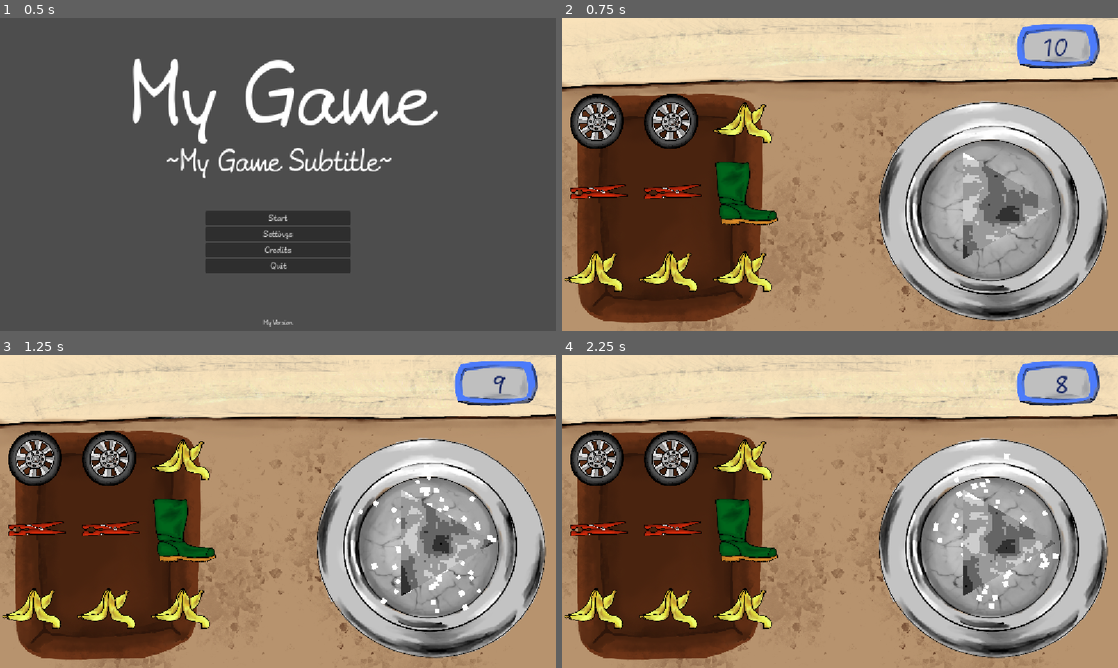
Above: before the commit, frames 1-4 (two rows, left to right).
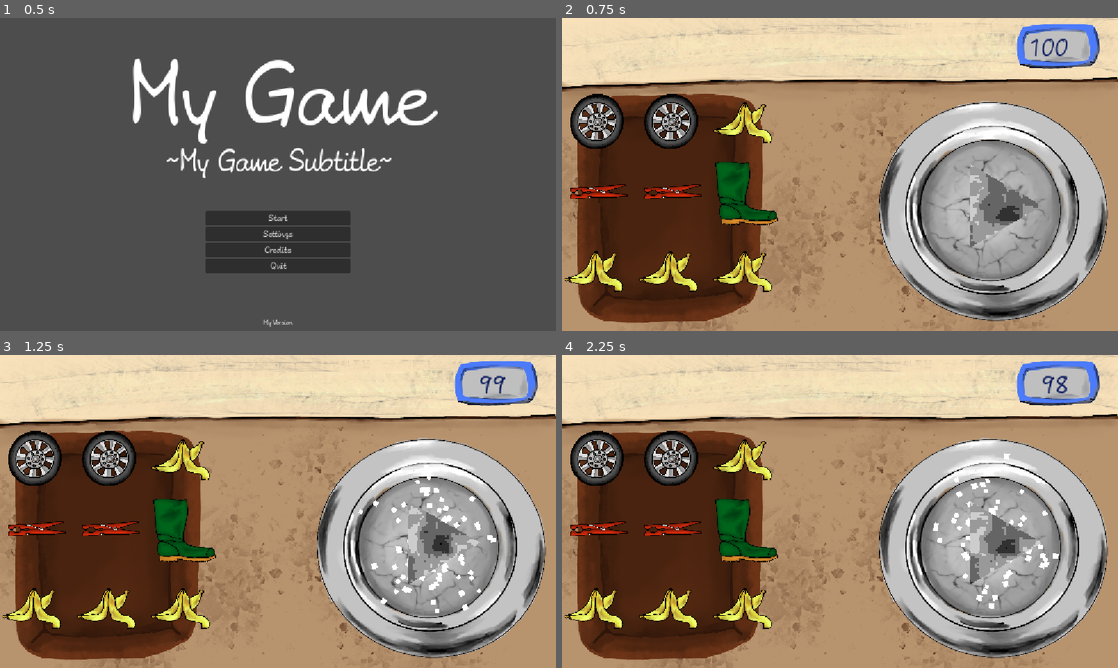
Above: after the commit, the same moments.

Repository: KIT-GameJam/Firework-Craft
Game: Godot game, scene res://gamemanager/gamemanager.tscn
Same seed, same stepped clock (60 frames per second), same inputs: the game is played once before the commit and once after it.
Inputs (mouse positions are in pixels of both pictures, inside the frame that each line leads up to):
- Up to frame 1 (0.5 s): no input
- Up to frame 2 (0.75 s): click "Start" at 0.5 s
- Up to frame 3 (1.25 s): no input
- Up to frame 4 (2.25 s): tap Enter at 1.25 s; move the mouse to (600, 455) at 1.27 s; hold D (move_right) 1.28-2.03 s; click (600, 455) at 1.42 s; move the mouse to (673, 455) at 2.02 s; hold S (move_down) from 2.03 s (still down); click (673, 455) at 2.17 s

Frame 1 is identical in both runs. In frame 2, 0.9% of the frame differs, in the area x 72-91%, y 6-77%; in frame 3, 0.8%; in frame 4, 0.9%.

Commit message:
improve particle effect. make max values global

Diff:
--- a/autoloads/global.gd
+++ b/autoloads/global.gd
@@ -4,6 +4,9 @@
 var selected_res : AbstractIngredient = null
 var selectedRequest: Request = null
 
+const MAX_CORNERS = 12
+const MAX_SIZE = 6
+const MAX_COLOR := 12
 const colors = {
 	1: Color('f4e601'), # yellow
 	2: Color('f9c30b'), # yellow_orange
@@ -18,6 +21,7 @@
 	11: Color('018e5a'), # green
 	12: Color('8dbb27') # olive
 }
+
 var selected : bool = false
 
 func set_game_manager(p_game_manager: GameManager):
--- a/entities/Ingredients/tire_ingredient.tscn
+++ b/entities/Ingredients/tire_ingredient.tscn
@@ -12,5 +12,19 @@
 metadata/_custom_type_script = "uid://dfnp38cb0upof"
 
 [node name="Tire" instance=ExtResource("1_iq7tq")]
+custom_minimum_size = Vector2(0, 0)
+anchors_preset = 0
+anchor_left = 0.0
+anchor_top = 0.0
+anchor_right = 0.0
+anchor_bottom = 0.0
+offset_left = 0.0
+offset_top = 0.0
+offset_right = 0.0
+offset_bottom = 0.0
+grow_horizontal = 1
+grow_vertical = 1
+size_flags_horizontal = 1
+size_flags_vertical = 1
 texture = ExtResource("2_j1k5h")
 resourceData = SubResource("Resource_jndd1")
--- a/entities/flask/flask.gd
+++ b/entities/flask/flask.gd
@@ -1,8 +1,5 @@
 class_name Flask
 extends TextureRect
-
-const MAX_CORNERS = 12
-const MAX_SIZE = 10
 
 @onready var particles: FlaskParticles = $Particles
 @onready var bg := $Background
@@ -13,7 +10,6 @@
 var flask_size := 0 # default: small
 var flask_corners := 0 # default: circle
 var ingredients_in_me := false
-var MAX_COLOR = Global.colors.size()
 var requestHover: bool = false
 
 var final_product: FireworkResource
@@ -57,9 +53,9 @@
 
 func mix_res(res_abstr: AbstractIngredient) -> void:
 	var res = res_abstr.resourceData
-	flask_color += clampi(res.color_modifier, 1, MAX_COLOR)
-	flask_size = clampi(flask_size + res.size_modifier, 0, MAX_SIZE)
-	flask_corners = clampi(flask_corners + res.corner_modifier, 0, MAX_CORNERS)
+	flask_color = clampi(flask_color + res.color_modifier , 1, Global.MAX_COLOR)
+	flask_size = clampi(flask_size + res.size_modifier, 0, Global.MAX_SIZE)
+	flask_corners = clampi(flask_corners + res.corner_modifier, 0, Global.MAX_CORNERS)
 	_update_particle_effect()
 
 func _update_particle_effect():
--- a/entities/flask/particles.gd
+++ b/entities/flask/particles.gd
@@ -19,6 +19,8 @@
 	particles.lifetime = 2 + .2 * new_size
 	particles.scale_amount_min = particle_scale - 2
 	particles.scale_amount_max = particle_scale + 2
+	particles.amount = particle_scale * 10
+	particles.speed_scale = 3 + .3 * new_size
 
 func set_flask_corners(num_corners: int):
 	form.set_corners(num_corners)
--- a/entities/flask/particles.tscn
+++ b/entities/flask/particles.tscn
@@ -56,3 +56,4 @@
 color = Color(0.060000002, 0.40466678, 1, 1)
 texture = SubResource("PlaceholderTexture2D_8my8b")
 script = ExtResource("5_hpbrh")
+base_radius = 100.0
--- a/levels/main_level.tscn
+++ b/levels/main_level.tscn
@@ -3,12 +3,12 @@
 [ext_resource type="Script" uid="uid://23td8m5q5kxt" path="res://levels/main_level.gd" id="1_ilwad"]
 [ext_resource type="Theme" uid="uid://hheneshfv1b2" path="res://ui/themes/your_theme.tres" id="1_yb8kn"]
 [ext_resource type="Texture2D" uid="uid://dql4xoxu7o26a" path="res://textures/counter.png" id="2_yb8kn"]
-[ext_resource type="PackedScene" uid="uid://bowvutyly8gqu" path="res://entities/Ingredients/banana_ingredient.tscn" id="3_wg11f"]
+[ext_resource type="PackedScene" uid="uid://bhnbko3x404ly" path="res://entities/Ingredients/banana_ingredient.tscn" id="3_wg11f"]
 [ext_resource type="PackedScene" uid="uid://c03f4e3i006pp" path="res://entities/flask/flask.tscn" id="4_55n5f"]
-[ext_resource type="PackedScene" uid="uid://c3b0ii5sxk6bg" path="res://entities/Ingredients/boot_ingredient.tscn" id="4_ggk2x"]
-[ext_resource type="PackedScene" uid="uid://dfgy1oledarig" path="res://entities/Ingredients/clip_ingredient.tscn" id="5_5br84"]
-[ext_resource type="PackedScene" uid="uid://7vwmnpeyubxc" path="res://entities/Ingredients/ducky_ingredient.tscn" id="7_arlwx"]
-[ext_resource type="PackedScene" uid="uid://by3x2crtpc51a" path="res://entities/Ingredients/tire_ingredient.tscn" id="8_t6wdf"]
+[ext_resource type="PackedScene" uid="uid://c3b0ii5sxk6bg" path="res://entities/ingredients/boot_ingredient.tscn" id="4_ggk2x"]
+[ext_resource type="PackedScene" uid="uid://dfgy1oledarig" path="res://entities/ingredients/clip_ingredient.tscn" id="5_5br84"]
+[ext_resource type="PackedScene" uid="uid://7vwmnpeyubxc" path="res://entities/ingredients/ducky_ingredient.tscn" id="7_arlwx"]
+[ext_resource type="PackedScene" uid="uid://by3x2crtpc51a" path="res://entities/ingredients/tire_ingredient.tscn" id="8_t6wdf"]
 
 [sub_resource type="StyleBoxEmpty" id="StyleBoxEmpty_43k3a"]
 
@@ -27,6 +27,7 @@
 size_flags_vertical = 3
 theme = ExtResource("1_yb8kn")
 script = ExtResource("1_ilwad")
+daylength = 100.0
 ingredient_scenes = Array[PackedScene]([ExtResource("3_wg11f"), ExtResource("4_ggk2x"), ExtResource("5_5br84"), ExtResource("7_arlwx"), ExtResource("8_t6wdf")])
 
 [node name="TextureRect" type="TextureRect" parent="."]
